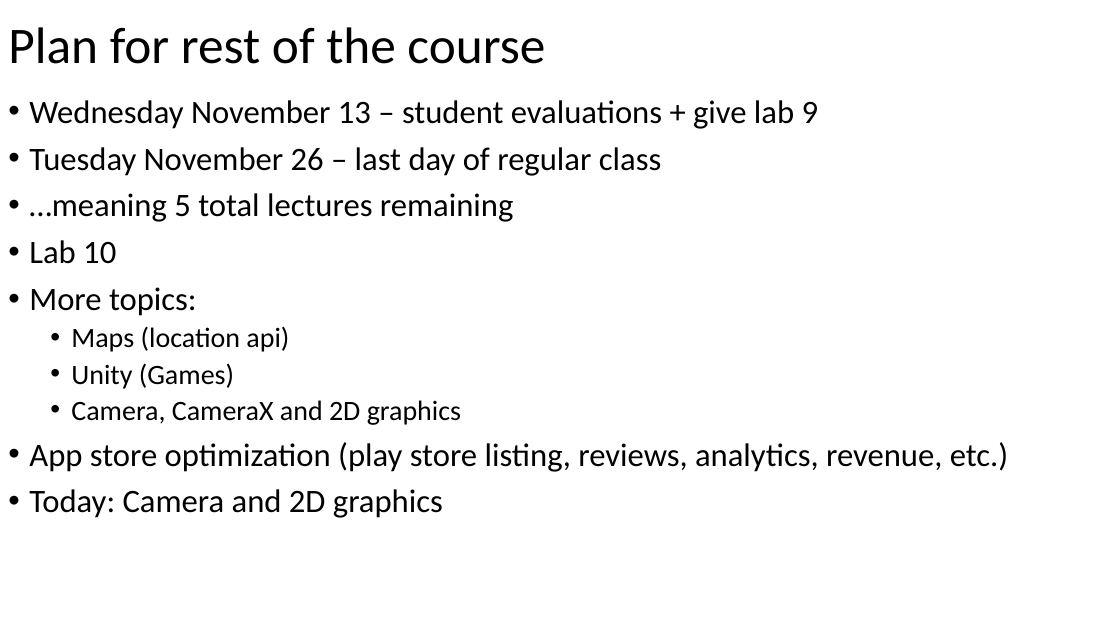
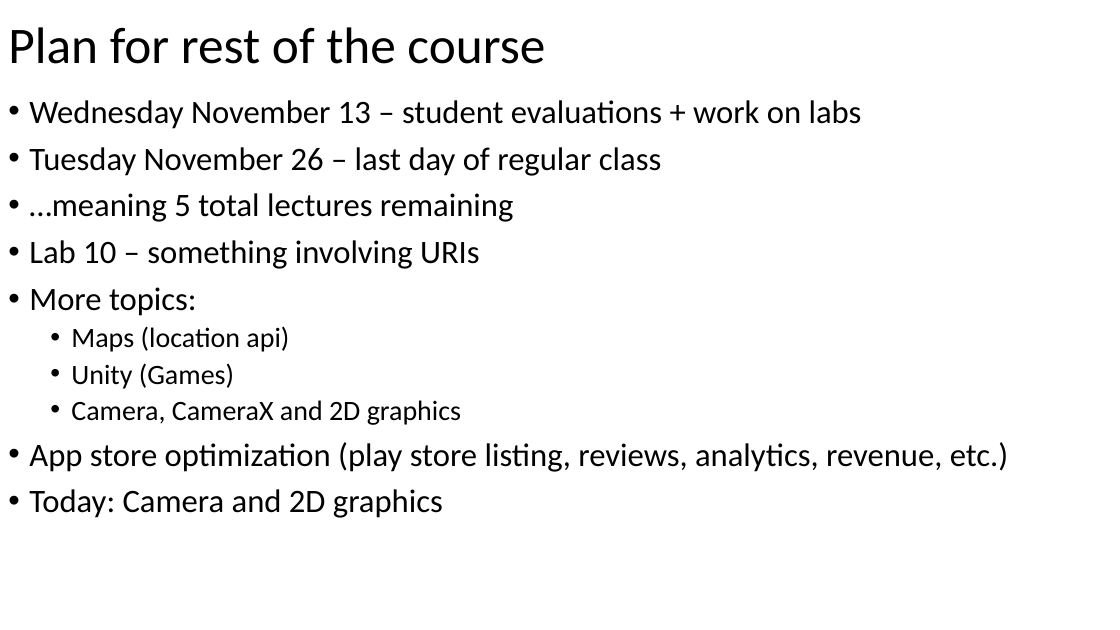
Before and after one commit to russellu/cs230, a slide deck: slide 2 of Lecture_14.pptx. Drawn at 1120x630 pixels with LibreOffice and Linux fonts; fonts in the diff are those of the drawing. Boxes give left, top, right and bottom in pixels: in the first picture for what was removed or moved away, otherwise in the second. Text is boxed around its words. In the diff, an @@ line names an element or a change of style, - is before the commit and + after.

```diff
--- a/Lecture_14.pptx
+++ b/Lecture_14.pptx
@@ text at <box>29,100,862,129</box>: text changed @@
-• Wednesday November 13 – student evaluations + give lab 9
+• Wednesday November 13 – student evaluations + work on labs
@@ text at <box>29,240,480,269</box>: text changed @@
-• Lab 10
+• Lab 10 – something involving URIs
```
Also in this commit, not shown: 1 other slide changed, 1 other file.
